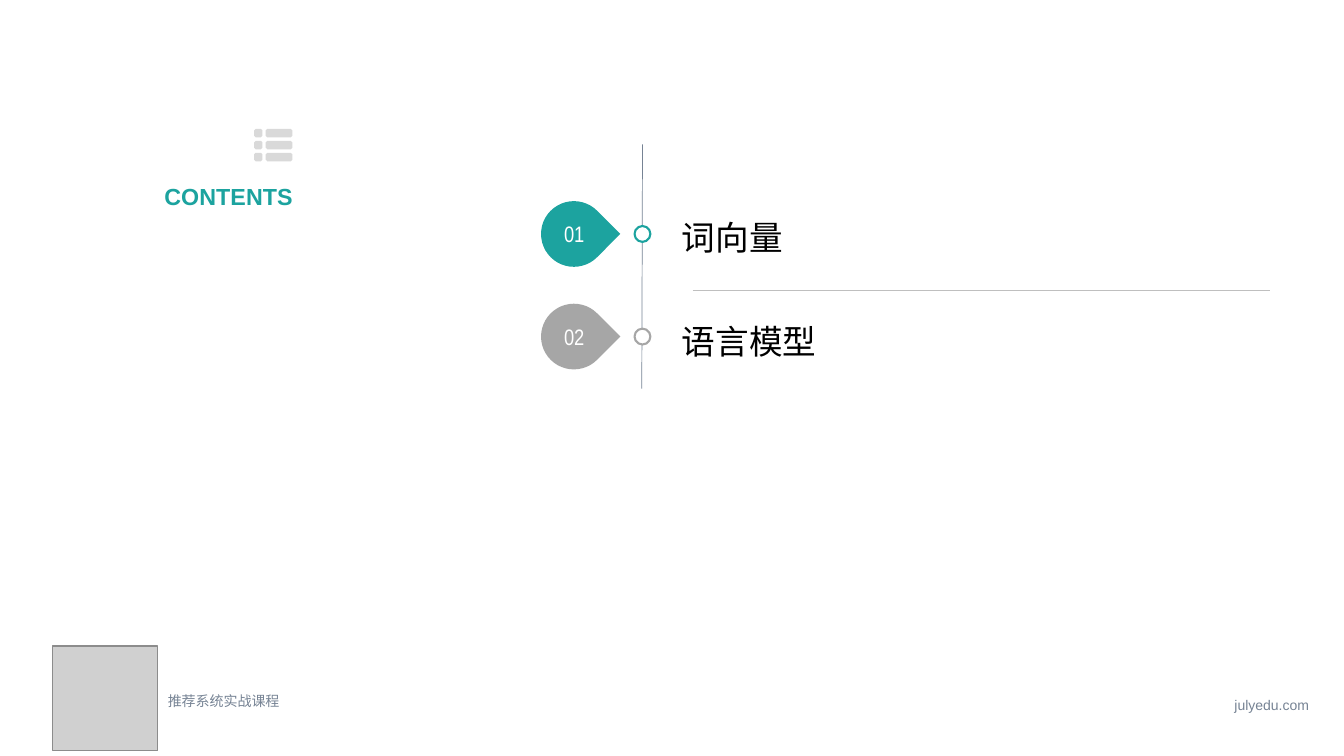
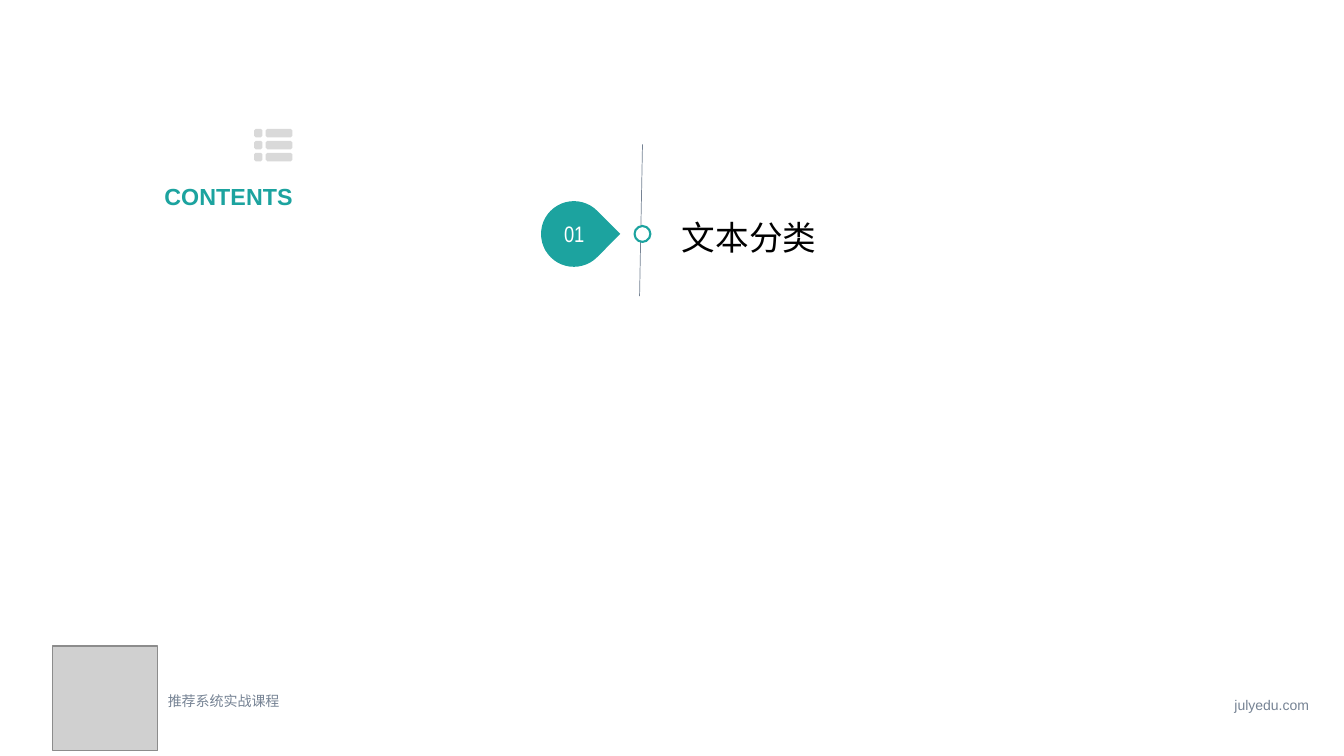
Before and after one commit to ZeweiChu/PyTorch-Course, a slide deck: slide 2 of 情感分类.pptx. Drawn at 1344x756 pixels with LibreOffice and Linux fonts; fonts in the diff are those of the drawing; grey boxes stand for pictures. Boxes give left, top, right and bottom in pixels: in the first picture for what was removed or moved away, otherwise in the second. Text is boxed around its words. In the diff, an @@ line names an element or a change of style, - is before the commit and + after.

```diff
--- a/情感分类.pptx
+++ b/情感分类.pptx
@@ line moved from (642, 144) - (642, 388) to (642, 144) - (640, 296) @@
@@ text at bbox=[682, 221, 816, 253]: text changed @@
-词向量
+文本分类
@@ group removed at bbox=[528, 290, 1270, 383]: 2 ellipses, 1 teardrop, 1 text, 1 line @@
-02
-语言模型
```
Also in this commit, not shown: 9 other slides changed, 3 other files.
